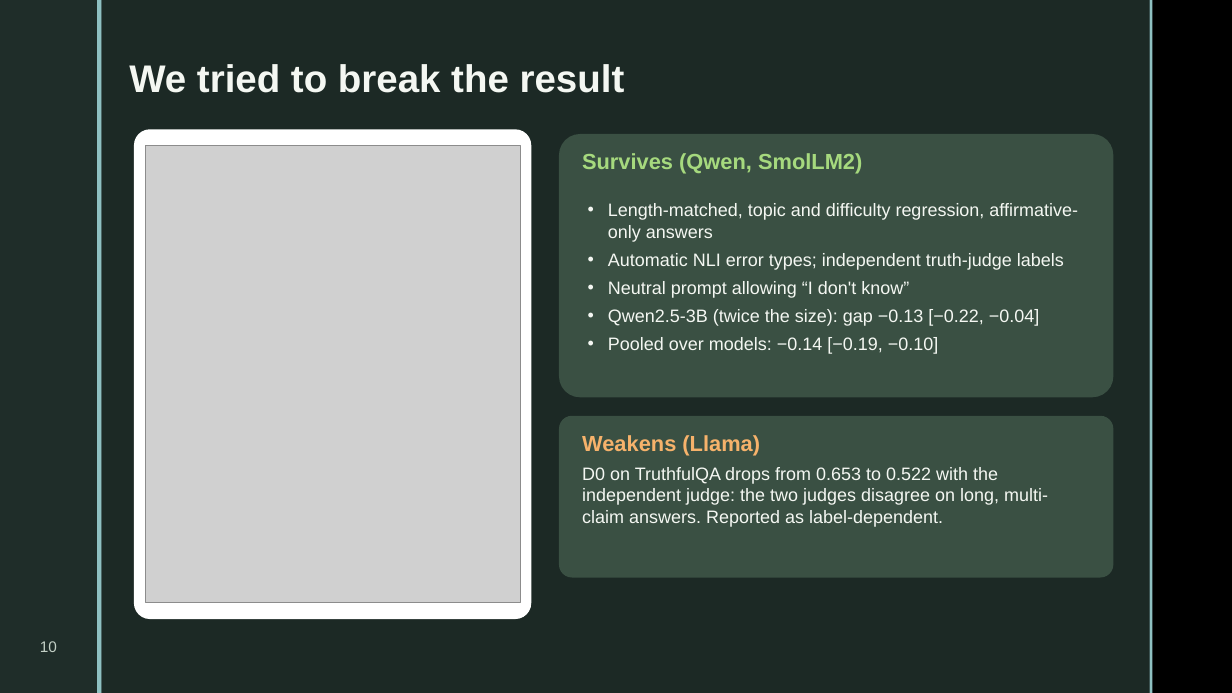
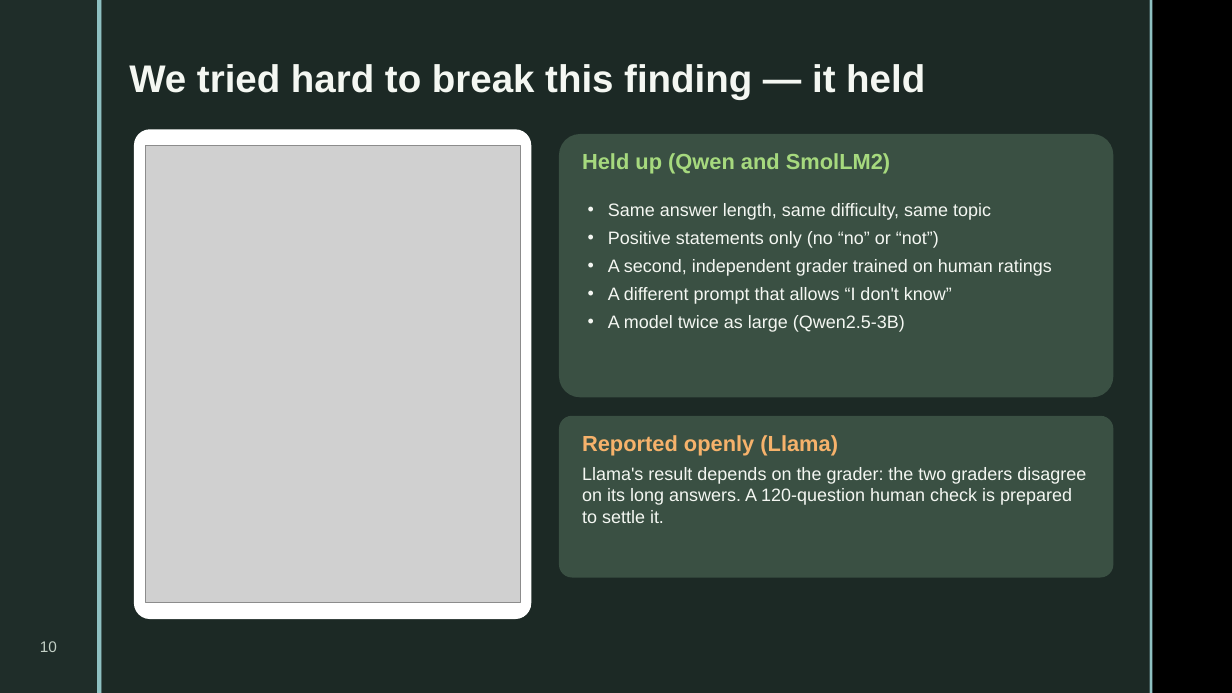
Before and after one commit to gouthamkrishna404/hallucination-detection, a slide deck: slide 10 of presentation/DA3_Hallucination_Detection.pptx. Drawn at 1232x693 pixels with LibreOffice and Linux fonts; fonts in the diff are those of the drawing; grey boxes stand for pictures; background and template pictures are left out. Boxes give left, top, right and bottom in pixels: in the first picture for what was removed or moved away, otherwise in the second. Text is boxed around its words. In the diff, an @@ line names an element or a change of style, - is before the commit and + after.

```diff
--- a/presentation/DA3_Hallucination_Detection.pptx
+++ b/presentation/DA3_Hallucination_Detection.pptx
@@ text at [129, 64, 925, 99]: text changed @@
-We tried to break the result
+We tried hard to break this finding — it held
@@ text at [582, 153, 890, 174]: text changed @@
-Survives (Qwen, SmolLM2)
+Held up (Qwen and SmolLM2)
@@ text at [608, 203, 1052, 332]: text changed @@
-• Length-matched, topic and difficulty regression, affirmative-only answers
-• Automatic NLI error types; independent truth-judge labels
-• Neutral prompt allowing “I don't know”
-• Qwen2.5-3B (twice the size): gap −0.13 [−0.22, −0.04]
-• Pooled over models: −0.14 [−0.19, −0.10]
+• Same answer length, same difficulty, same topic
+• Positive statements only (no “no” or “not”)
+• A second, independent grader trained on human ratings
+• A different prompt that allows “I don't know”
+• A model twice as large (Qwen2.5-3B)
@@ text at [582, 435, 1086, 523]: text changed @@
-Weakens (Llama)
-D0 on TruthfulQA drops from 0.653 to 0.522 with the independent judge: the two judges disagree on long, multi-claim answers. Reported as label-dependent.
+Reported openly (Llama)
+Llama's result depends on the grader: the two graders disagree on its long answers. A 120-question human check is prepared to settle it.
```
Also in this commit, not shown: 14 other slides changed, 1 slide added, 1 slide removed, 6 other files.
